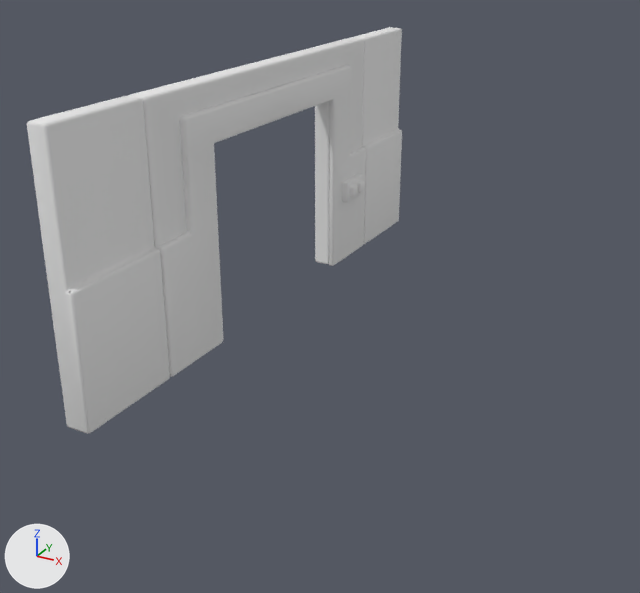
One commit to the FBX model src/environment/rooms/models/wall-output.fbx: the scene before it, then after it.
Before and after are seen from a camera (50 mm lens) standing at (15.5, -34.4, 12.7) and looking at (3.1, -11.9, 1.4). Arrows for +X, +Y and +Z are at lower left; the lights stay in place. The first picture is the older version. Where no turn or scale is listed for an object, it has been applied to the vertices. Vertices at exactly the same position are counted once.

In view in the first picture: 'wall-output'.
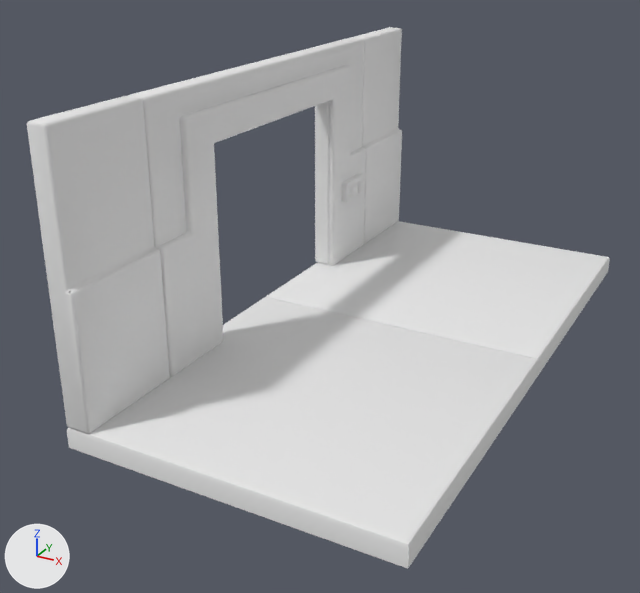
Where the newer file only moved an object's origin or applied its transform, the numbers keep the older frame.

Location of each change, [x1, y1, x2, y2] in pixels of the pictures (640 x 593 px):
'wall-output', reshaped (55% wider, 33% taller): before [27, 27, 402, 434]; after [27, 27, 610, 569]
part 1 of me_cube_112, added: after [266, 221, 610, 377]
part 2 of me_cube_112, added: after [67, 297, 539, 569]

Patch to the scene script:
```diff
--- a/src/environment/rooms/models/wall-output.fbx.py
+++ b/src/environment/rooms/models/wall-output.fbx.py
@@ me_cube_112 @@
 # used by ob_wall_output; location = (-0.31, 0.17, -0.7)
-me_cube_112.from_pydata(...)  # 598 vertices, 542 faces; spans x 0.0..1.2, y -20.0..0.0, z 0.6..8.9
+me_cube_112.from_pydata(...)  # 628 vertices, 568 faces; spans x 0.0..10.0, y -20.0..0.0, z 0.0..8.9
+# me_cube_112 part 1: a new loose piece of 16 vertices spanning x 0.0..10.0, y -10.0..0.0, z 0.0..0.7, in mat_vertex (white #e7e7e7)
+# me_cube_112 part 2: a new loose piece of 16 vertices spanning x 0.0..10.0, y -20.0..-10.0, z 0.0..0.7, in mat_vertex (white #e7e7e7)
+# other edits to the shape of me_cube_112 do not show in these pictures
 me_cube_112.materials.append(mat_vertex)
```
